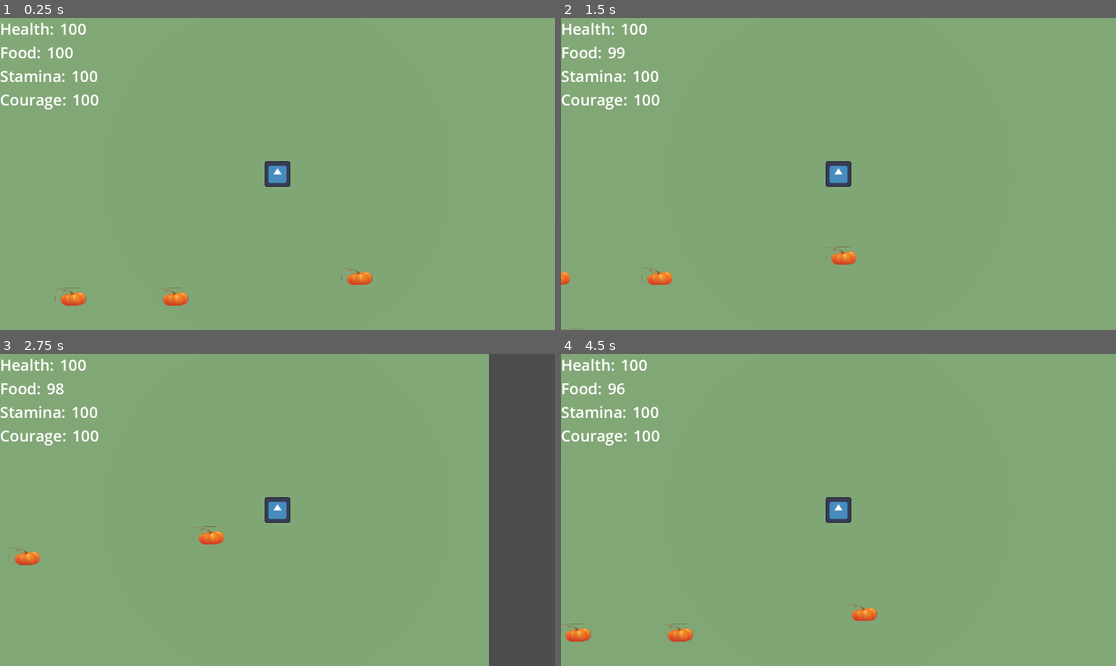
Above: before the commit, frames 1-4 (two rows, left to right).
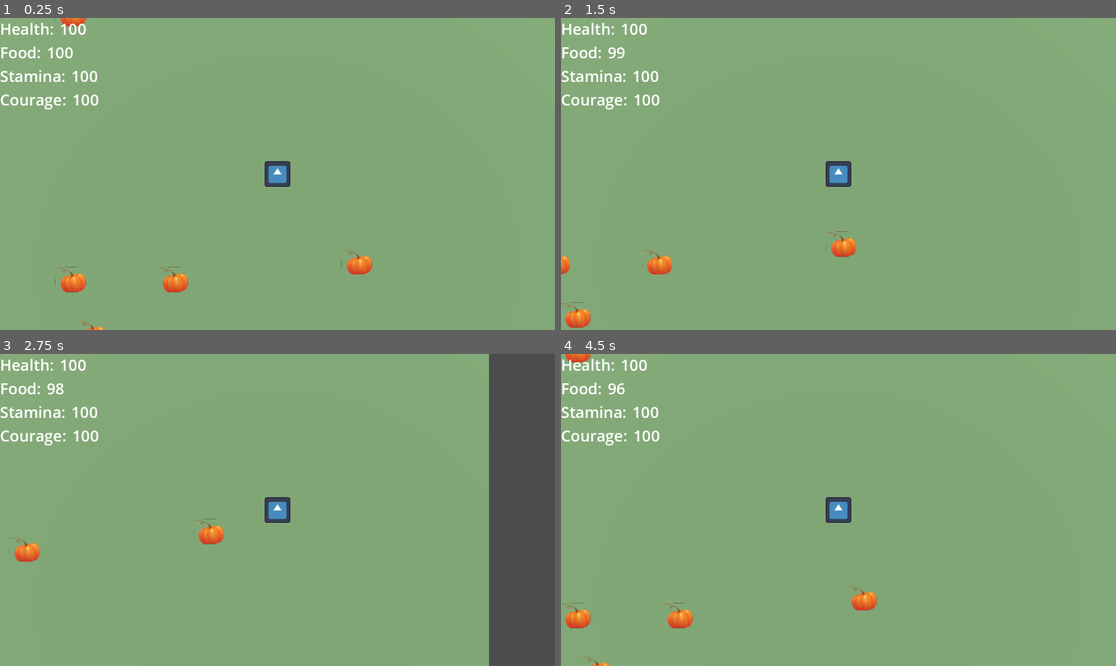
Above: after the commit, the same moments.

Repository: wattsUpJaz/Halloween2022
Game: Godot game, scene res://world.tscn
The game is run twice, just before and just after one commit, with the same random seed, the same clock (stepped at 60 frames per second) and the same inputs. The engine's default icon, where the game draws it, is replaced by a stand-in: a white triangle on a blue panel in a dark square.
Inputs:
- Up to frame 1 (0.25 s): no input
- Up to frame 2 (1.5 s): tap Enter at 0.5 s; hold Right (ui_right) 0.53-1.28 s; hold Down (ui_down) from 1.28 s (still down)
- Up to frame 3 (2.75 s): release Down (ui_down) at 2.03 s; hold Right (ui_right) from 2.03 s (still down)
- Up to frame 4 (4.5 s): release Right (ui_right) at 2.78 s; hold Up (ui_up) 2.78-3.53 s; hold Left (ui_left) from 3.53 s (still down)

The runs differ from the first frame. In frame 1, 1.4% of the frame differs, in the area x 9-68%, y 0-100%; in frame 2, 1.1%; in frame 3, 0.4%; in frame 4, 1.4%.

Commit message:
update camera angle

Diff:
--- a/craft-resource.tscn
+++ b/craft-resource.tscn
@@ -15,7 +15,8 @@
 shape = SubResource("BoxShape3D_3h1m0")
 
 [node name="Sprite3d" type="Sprite3D" parent="."]
-transform = Transform3D(1, 0, 0, 0, 0.707107, 0.707107, 0, -0.707107, 0.707107, -0.125612, 0.00348943, 0)
+transform = Transform3D(1, 0, 0, 0, 1, 0, 0, 0, 1, -0.125612, 0.190889, 0)
+billboard = 1
 texture = ExtResource("2_l56f1")
 
 [connection signal="body_entered" from="." to="." method="_on_craft_resource_body_entered"]
--- a/player/player.tscn
+++ b/player/player.tscn
@@ -14,7 +14,7 @@
 script = ExtResource("1_j84q3")
 
 [node name="Sprite3d" type="Sprite3D" parent="."]
-transform = Transform3D(1, 0, 0, 0, -4.37114e-08, 1, 0, -1, -4.37114e-08, 0, 0.602423, 0)
+transform = Transform3D(1, 0, 0, 0, 0.5, 0.866025, 0, -0.866025, 0.5, 0, 0.602423, 0)
 billboard = 1
 alpha_cut = 2
 texture = ExtResource("2_q8q7u")
@@ -43,12 +43,17 @@
 grow_vertical = 2
 
 [node name="VBoxContainer" type="VBoxContainer" parent="PlayerUI"]
+layout_mode = 0
 offset_bottom = 26.0
 
 [node name="HealthStat" parent="PlayerUI/VBoxContainer" instance=ExtResource("3_msjta")]
+layout_mode = 2
 
 [node name="FoodStat" parent="PlayerUI/VBoxContainer" instance=ExtResource("5_sbay1")]
+layout_mode = 2
 
 [node name="StaminaStat" parent="PlayerUI/VBoxContainer" instance=ExtResource("5_tlshu")]
+layout_mode = 2
 
 [node name="CourageStat" parent="PlayerUI/VBoxContainer" instance=ExtResource("6_qcwah")]
+layout_mode = 2
